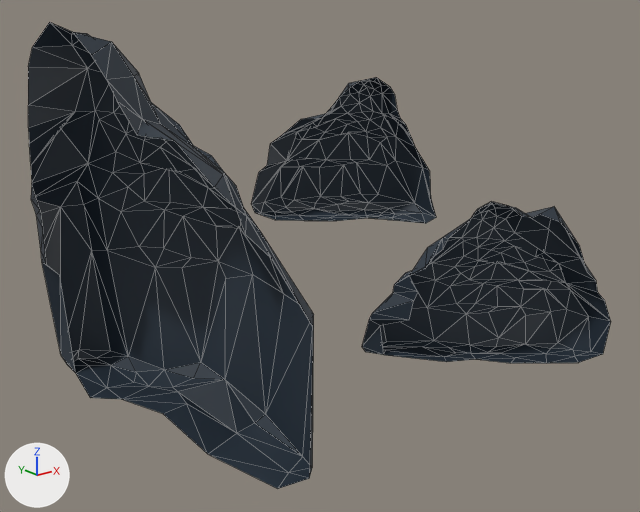
Two versions of the glTF model asset_src/models/mountainShape3.glb, one commit apart.
Camera for both pictures: a 50 mm lens placed at (-318.6, -325.7, 12.6), pointed at (-156.2, -122.7, -68.6). The axes (+X, +Y, +Z) are drawn at lower left. The lights are the same throughout. Mesh edges are drawn as thin lines. Where no turn or scale is listed for an object, it has been applied to the vertices.

Objects in the first picture: 'mountainShape1', 'mountainShape2', 'mountainShape2.002'.
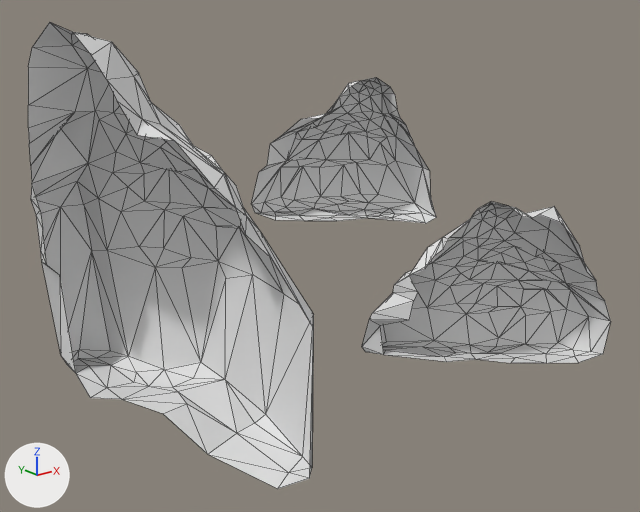
Location of each change, (x1, y1, x2, y2) in pixels of the pictures (640 x 512 px):
'mountainShape2', recoloured: (28, 22, 314, 489) in both
'mountainShape2.002', recoloured (black to grey): (362, 201, 611, 363) in both
'mountainShape1', recoloured: (251, 77, 436, 223) in both

The change in detail:
me_cube has 122 vertices, 212 faces and spans x -30.8..22.6, y -31.8..15.2, z -15.6..38.7.
me_cube no longer uses material mat_material_003 (picture img_palette).
me_cube_004 has 134 vertices, 236 faces and spans x -25.3..5.6, y -1.6..1.7, z -36.6..52.4.
me_cube_004 no longer uses material mat_material_003 (picture img_palette).
me_cube_006 has 134 vertices, 236 faces and spans x -25.8..5.6, y -1.9..1.3, z -17.1..52.4.
me_cube_006 no longer uses material mat_material_003 (picture img_palette).
